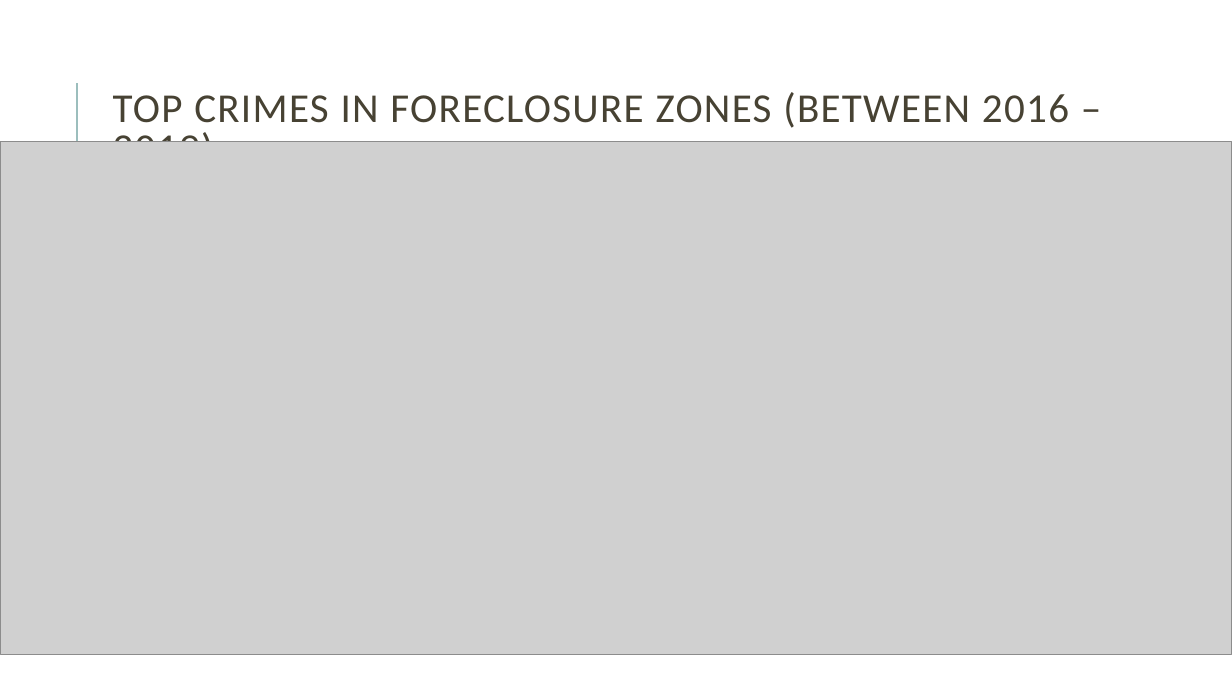
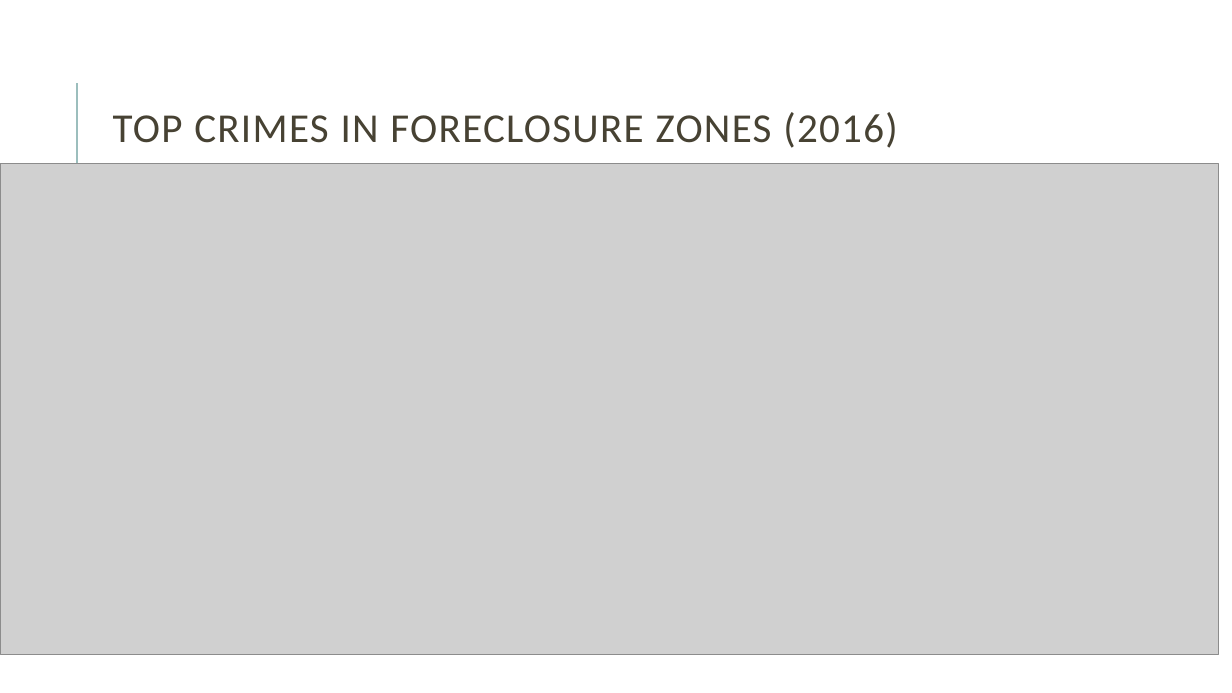
Before and after one commit to rks7255/RUTGProject1, a slide deck: slide 7 of Reena/Presentation Final Draft.pptx (slide 8 before the commit). Drawn at 1232x693 pixels with LibreOffice and Linux fonts; fonts in the diff are those of the drawing; grey boxes stand for pictures. Boxes give left, top, right and bottom in pixels: in the first picture for what was removed or moved away, otherwise in the second. Text is boxed around its words. In the diff, an @@ line names an element or a change of style, - is before the commit and + after.

```diff
--- a/Reena/Presentation Final Draft.pptx
+++ b/Reena/Presentation Final Draft.pptx
@@ title at [113,112,898,148]: text changed @@
-TOP CRIMES IN FORECLOSURE ZONES (BETWEEN 2016 – 2019)
+TOP CRIMES IN FORECLOSURE ZONES (2016)
@@ picture: place and size @@
-picture at [0,141,1232,654]
+picture at [0,164,1218,654]
```
Also in this commit, not shown: 1 other slide changed, 2 slides added, 1 slide removed.
